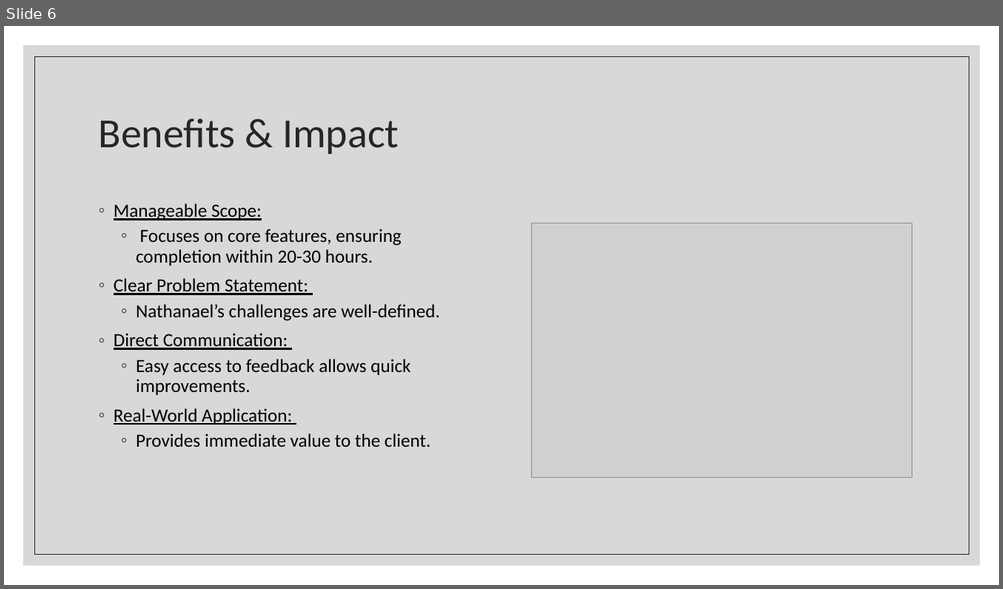
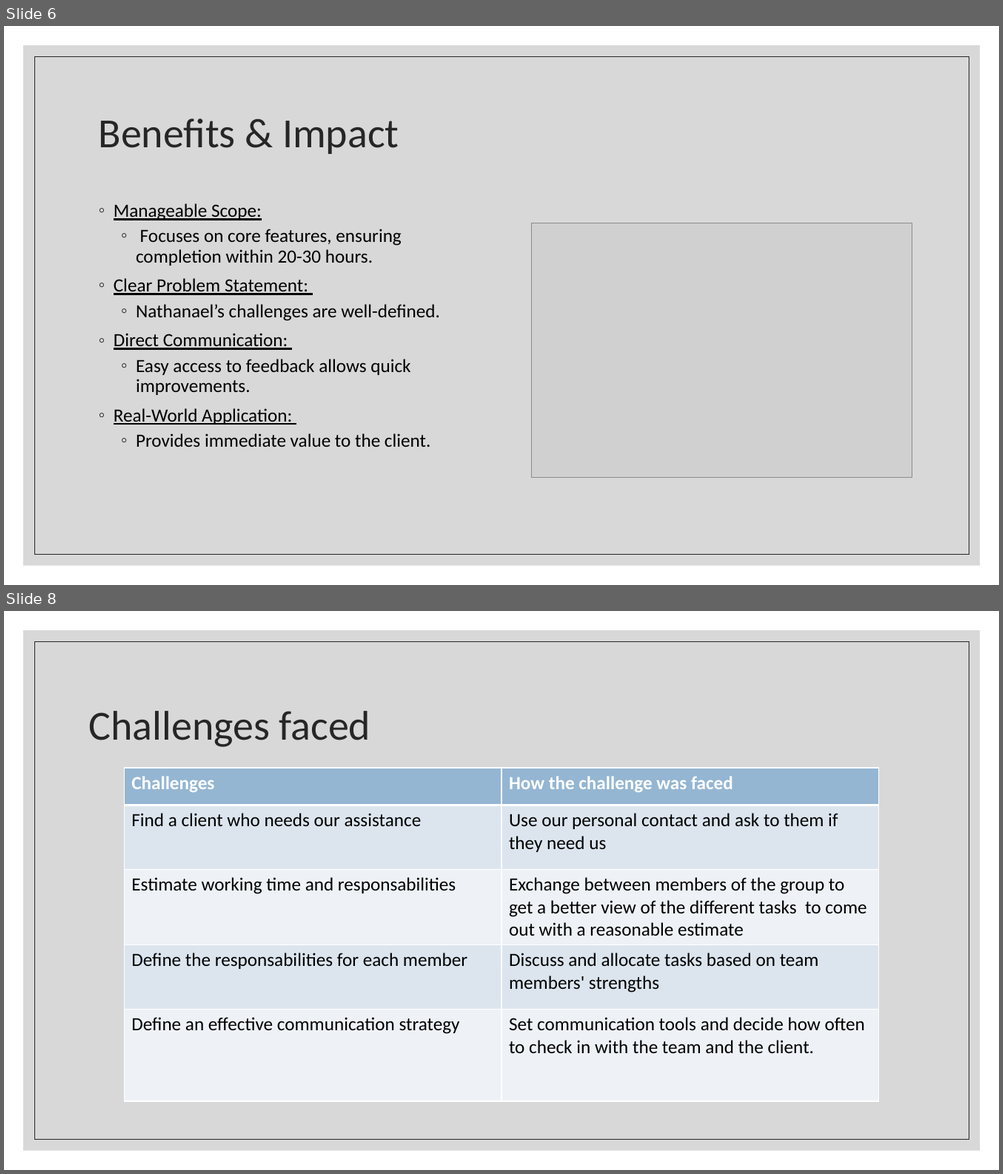
Before and after one commit to MrPlouf/DIP392-Locotion, a slide deck: project_docs/LOCOTION_Presentation.pptx. Shown one above the other, each under a label of ours: slide 6 before the commit, slides 6 and 8 after it; the slides between them are not shown. The pictures are 1003x589 and 1003x1174 pixels, drawn with LibreOffice and Linux fonts; fonts in the diff are those of the drawing; grey boxes stand for pictures. Boxes give left, top, right and bottom in pixels: in the first picture for what was removed or moved away, otherwise in the second. Text is boxed around its words. In the diff, an @@ line names an element or a change of style, - is before the commit and + after.

```diff
--- a/project_docs/LOCOTION_Presentation.pptx
+++ b/project_docs/LOCOTION_Presentation.pptx
@@ slide 8 added at box(4, 611, 999, 1170), background #FFFFFF; not listed: 2 template elements that a slide beside it also shows @@
@@ title added at box(89, 711, 371, 747), 40 pt, text #262626 @@
+Challenges faced
@@ table added at box(124, 768, 879, 1100), 5 rows, 2 columns @@
+Challenges | How the challenge was faced
+Find a client who needs our assistance | Use our personal contact and ask to them if they need us
+Estimate working time and responsabilities | Exchange between members of the group to get a better view of the different tasks to come out with a reasonable estimate
+Define the responsabilities for each member | Discuss and allocate tasks based on team members' strengths
+Define an effective communication strategy | Set communication tools and decide how often to check in with the team and the client.
```
Also in this commit, not shown: 4 slides changed, 1 other slide added.
